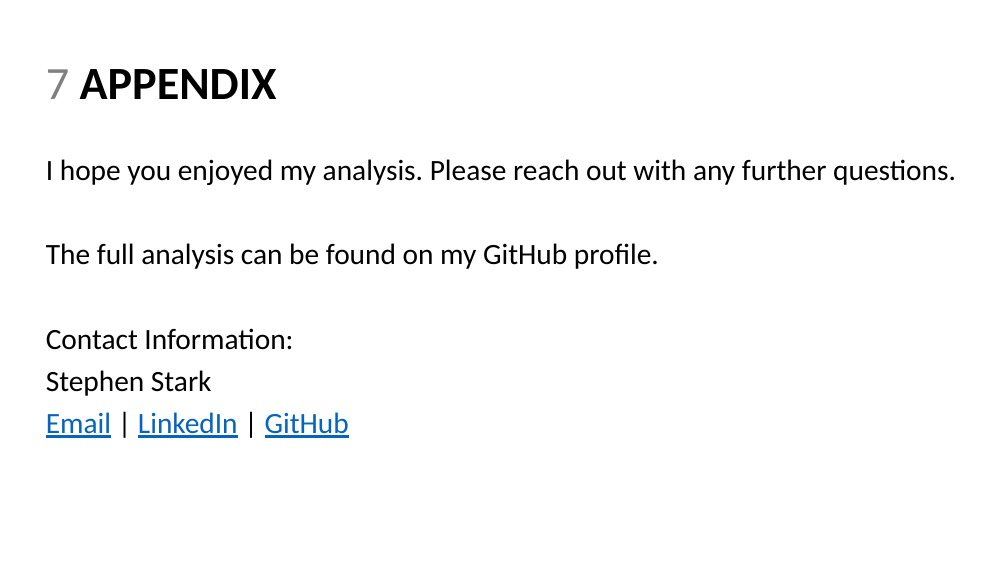
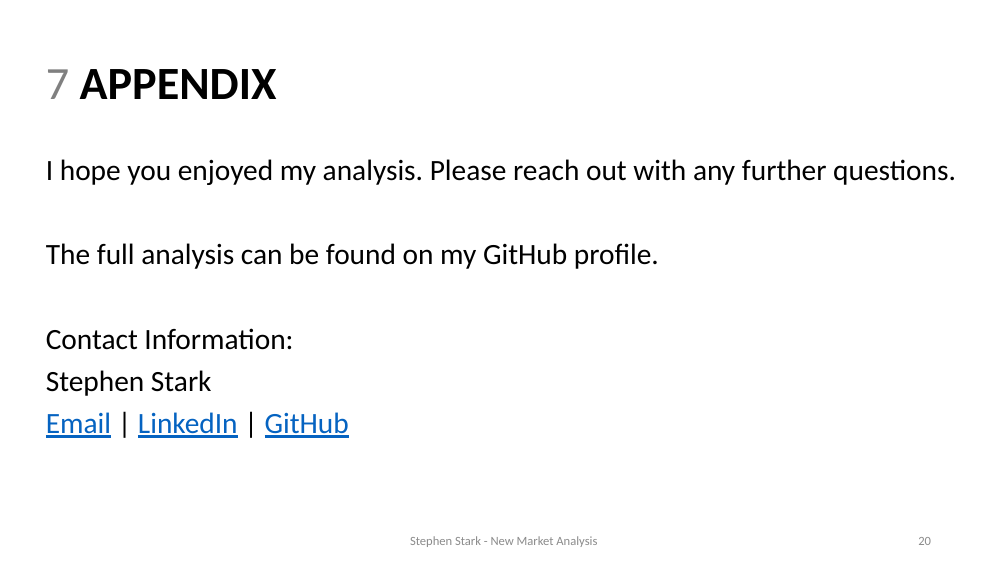
Before and after one commit to sstarkjr/PM_MarketAnalysis, a slide deck: slide 20 of Stephen_Stark_Analysis.pptx. Drawn at 1008x567 pixels with LibreOffice and Linux fonts; fonts in the diff are those of the drawing. Boxes give left, top, right and bottom in pixels: in the first picture for what was removed or moved away, otherwise in the second. Text is boxed around its words. In the diff, an @@ line names an element or a change of style, - is before the commit and + after.

```diff
--- a/Stephen_Stark_Analysis.pptx
+++ b/Stephen_Stark_Analysis.pptx
@@ text added at (x1=410, y1=536, x2=597, y2=547), 12 pt, text #8C8C8C @@
+Stephen Stark - New Market Analysis
@@ text added at (x1=918, y1=537, x2=931, y2=545), 12 pt, text #8C8C8C @@
+20
```
Also in this commit, not shown: 18 other slides changed, 1 other file.
